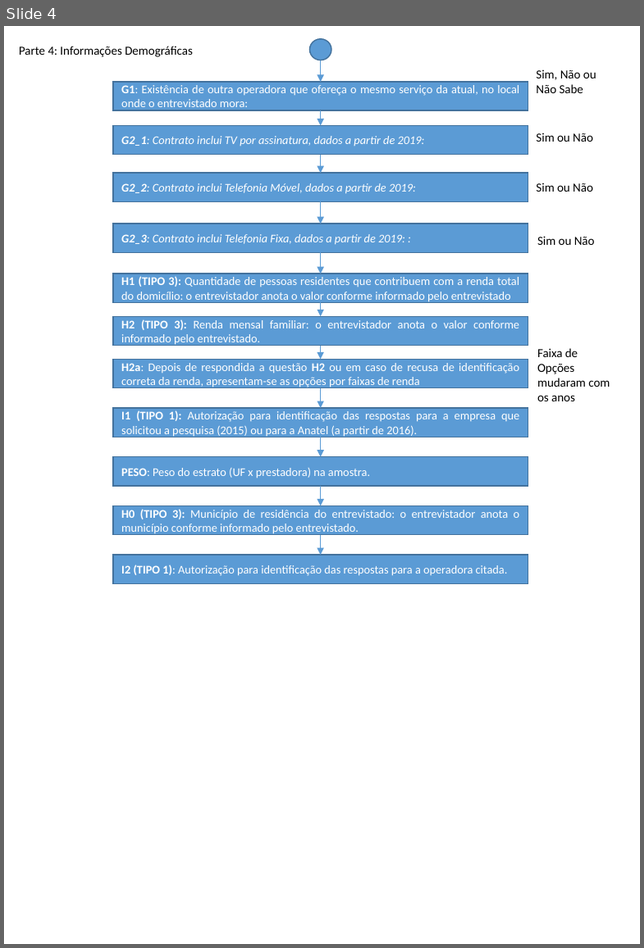
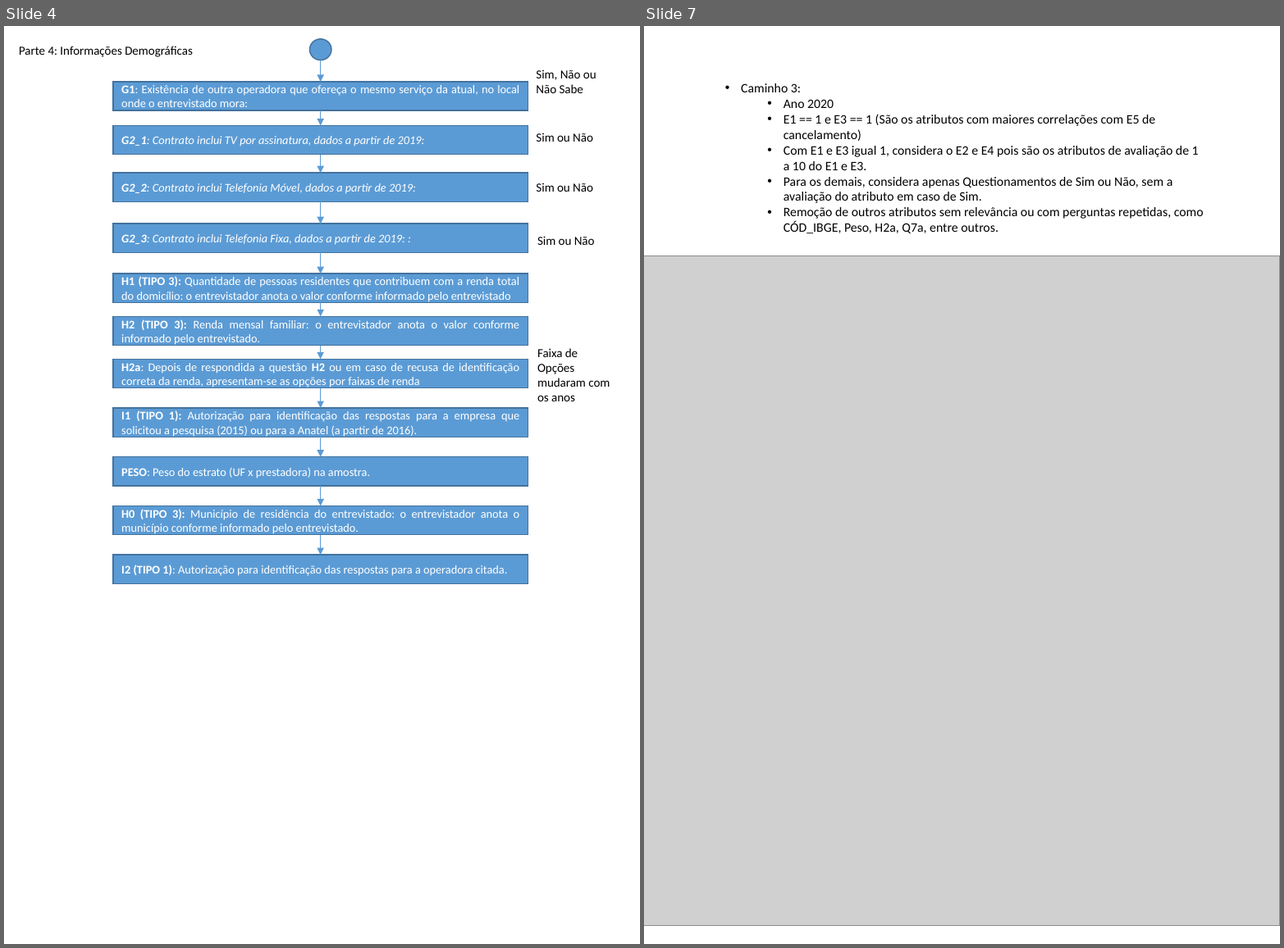
Before and after one commit to mrelero/machine-learning-anatel-database, a slide deck: Fluxo_Pesquisa.pptx. Shown side by side, each under a label of ours: slide 4 before the commit, slides 4 and 7 after it; the slides between them are not shown. The pictures are 644x948 and 1284x948 pixels, drawn with LibreOffice and Linux fonts; fonts in the diff are those of the drawing; grey boxes stand for pictures. Boxes give left, top, right and bottom in pixels: in the first picture for what was removed or moved away, otherwise in the second. Text is boxed around its words. In the diff, an @@ line names an element or a change of style, - is before the commit and + after.

Commit message:
Caminhos 1, 2, 3, 4

```diff
--- a/Fluxo_Pesquisa.pptx
+++ b/Fluxo_Pesquisa.pptx
@@ slide 7 added at bbox=[644, 26, 1280, 944], background #FFFFFF @@
@@ text added at bbox=[741, 83, 1203, 233], 11 pt, text #000000 @@
+• Caminho 3:
+  • Ano 2020
+  • E1 == 1 e E3 == 1 (São os atributos com maiores correlações com E5 de cancelamento)
+  • Com E1 e E3 igual 1, considera o E2 e E4 pois são os atributos de avaliação de 1 a 10 do E1 e E3.
+  • Para os demais, considera apenas Questionamentos de Sim ou Não, sem a avaliação do atributo em caso de Sim.
+  • Remoção de outros atributos sem relevância ou com perguntas repetidas, como CÓD_IBGE, Peso, H2a, Q7a, entre outros.
@@ picture added at bbox=[644, 256, 1280, 926] @@
```
Also in this commit, not shown: 1 slide changed, 4 other slides added, 1 slide removed, 1 other file.
